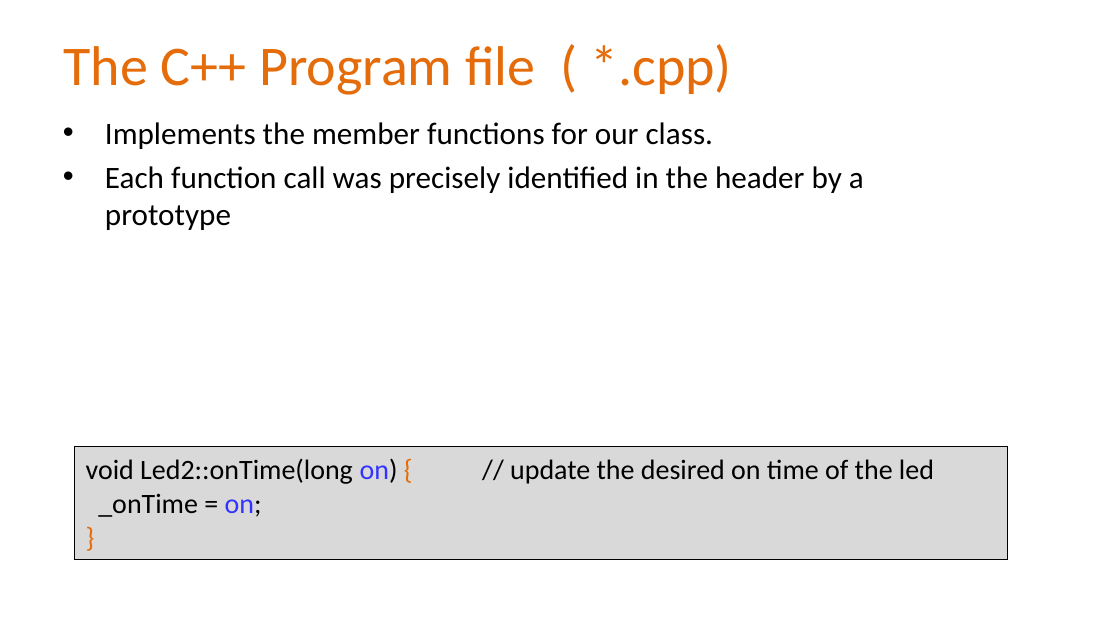
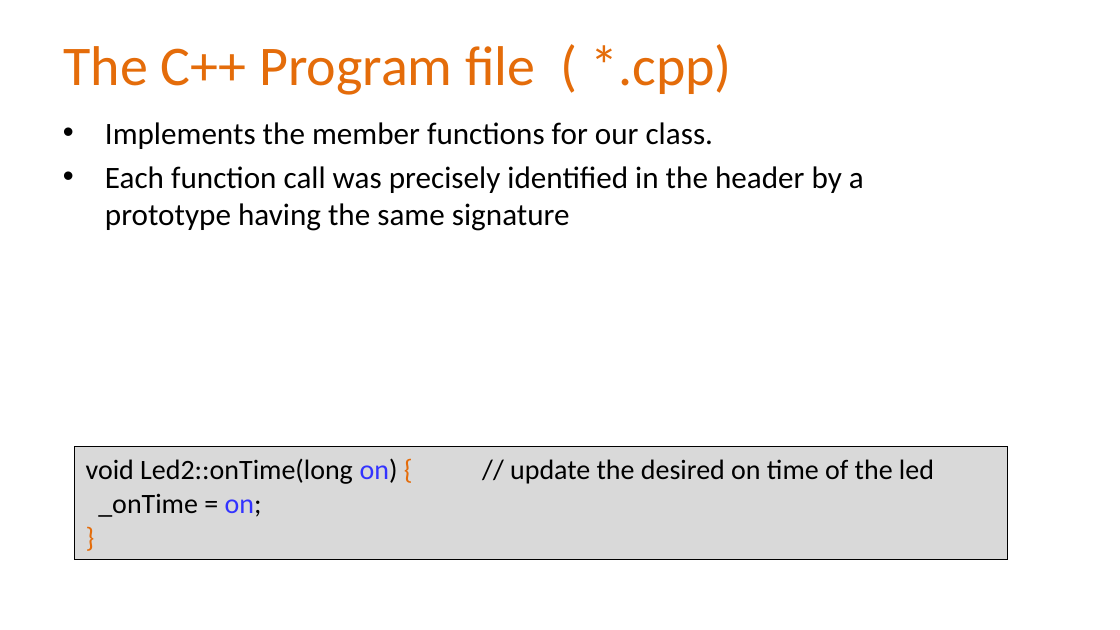
Before and after one commit to Alan-Lomax/MERG-SIG-Presentations, a slide deck: slide 16 of Introduction to Class Programming Part 2.pptx. Drawn at 1120x630 pixels with LibreOffice and Linux fonts; fonts in the diff are those of the drawing; background and template pictures are left out. Boxes give left, top, right and bottom in pixels: in the first picture for what was removed or moved away, otherwise in the second. Text is boxed around its words. In the diff, an @@ line names an element or a change of style, - is before the commit and + after.

Commit message:
Update Introduction to Class Programming Part 2.pptx
Almost the last minute - more tweaks.

```diff
--- a/Introduction to Class Programming Part 2.pptx
+++ b/Introduction to Class Programming Part 2.pptx
@@ text at <box>105,166,864,231</box>: text changed @@
-• Each function call was precisely identified in the header by a prototype
+• Each function call was precisely identified in the header by a prototype having the same signature
```
Also in this commit, not shown: 1 other slide changed.
